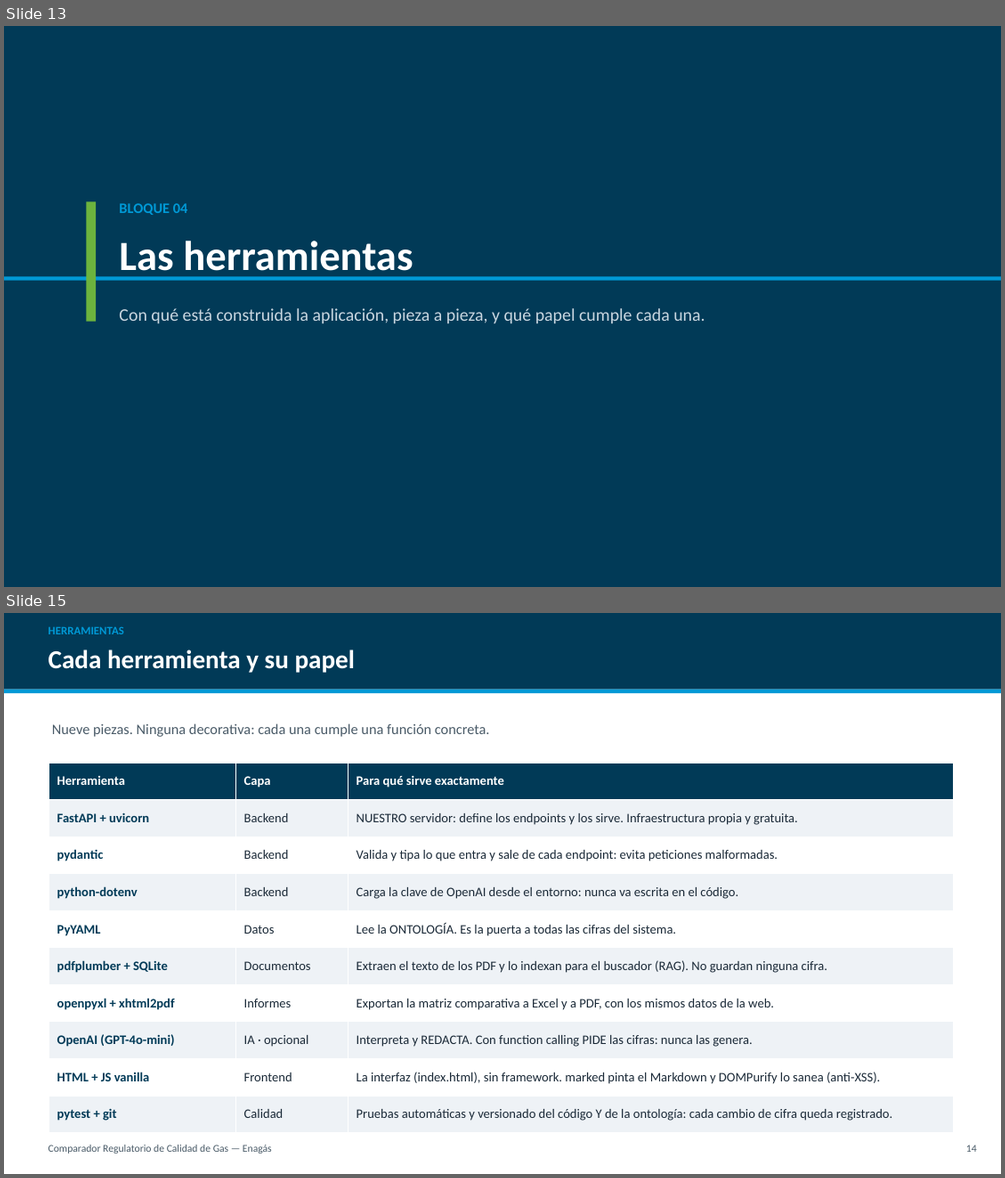
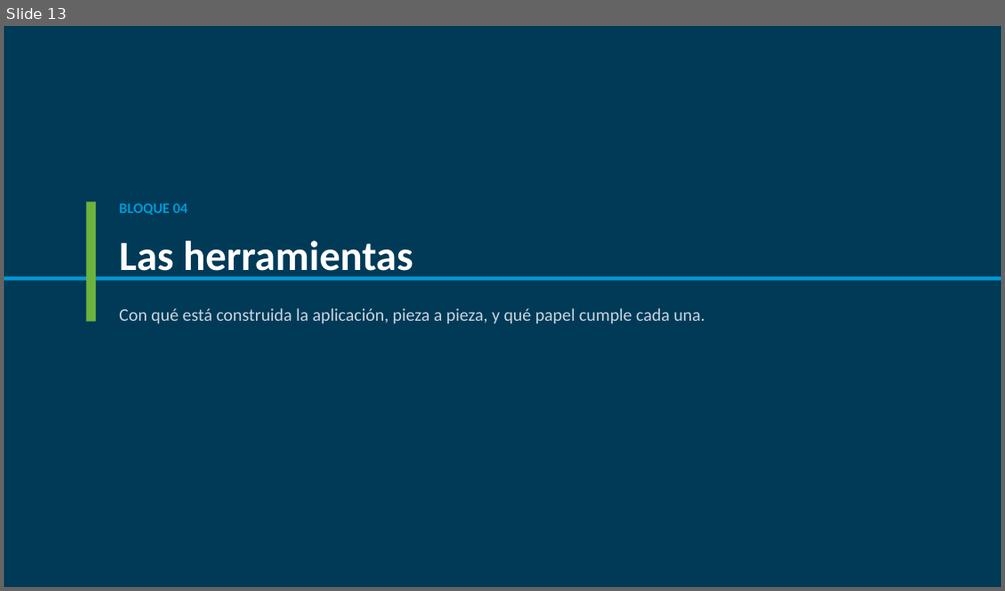
Before and after one commit to CarlosOlivaZurdo/ENAG-S_G1, a slide deck: docs/Presentacion_Comparador_Gas.pptx. Shown one above the other, each under a label of ours: slides 13 and 15 before the commit, slide 13 after it; the slides between them are not shown. The pictures are 1005x1178 and 1005x591 pixels, drawn with LibreOffice and Linux fonts; fonts in the diff are those of the drawing. Boxes give left, top, right and bottom in pixels: in the first picture for what was removed or moved away, otherwise in the second. Text is boxed around its words. In the diff, an @@ line names an element or a change of style, - is before the commit and + after.

```diff
--- a/docs/Presentacion_Comparador_Gas.pptx
+++ b/docs/Presentacion_Comparador_Gas.pptx
@@ slide 15 removed at bbox=[4, 613, 1001, 1174], background #FFFFFF @@
@@ rectangle removed at bbox=[4, 613, 1001, 690] @@
@@ text removed at bbox=[48, 626, 124, 634] @@
-HERRAMIENTAS
@@ text removed at bbox=[48, 649, 355, 673] @@
-Cada herramienta y su papel
@@ rectangle removed at bbox=[4, 690, 1001, 694] @@
@@ text removed at bbox=[52, 723, 490, 737] @@
-Nueve piezas. Ninguna decorativa: cada una cumple una función concreta.
@@ table removed at bbox=[48, 763, 954, 1133], 10 rows, 3 columns @@
-Herramienta | Capa | Para qué sirve exactamente
-FastAPI + uvicorn | Backend | NUESTRO servidor: define los endpoints y los sirve. Infraestructura propia y gratuita.
-pydantic | Backend | Valida y tipa lo que entra y sale de cada endpoint: evita peticiones malformadas.
-python-dotenv | Backend | Carga la clave de OpenAI desde el entorno: nunca va escrita en el código.
-PyYAML | Datos | Lee la ONTOLOGÍA. Es la puerta a todas las cifras del sistema.
-pdfplumber + SQLite | Documentos | Extraen el texto de los PDF y lo indexan para el buscador (RAG). No guardan ninguna cifra.
-openpyxl + xhtml2pdf | Informes | Exportan la matriz comparativa a Excel y a PDF, con los mismos datos de la web.
-OpenAI (GPT-4o-mini) | IA · opcional | Interpreta y REDACTA. Con function calling PIDE las cifras: nunca las genera.
-HTML + JS vanilla | Frontend | La interfaz (index.html), sin framework. marked pinta el Markdown y DOMPurify lo sanea (anti-XSS).
-pytest + git | Calidad | Pruebas automáticas y versionado del código Y de la ontología: cada cambio de cifra queda registrado.
@@ text removed at bbox=[48, 1144, 272, 1153] @@
-Comparador Regulatorio de Calidad de Gas — Enagás
@@ text removed at bbox=[966, 1144, 977, 1151] @@
-14
```
Also in this commit, not shown: 6 slides changed, 1 other slide removed, 1 other file.
